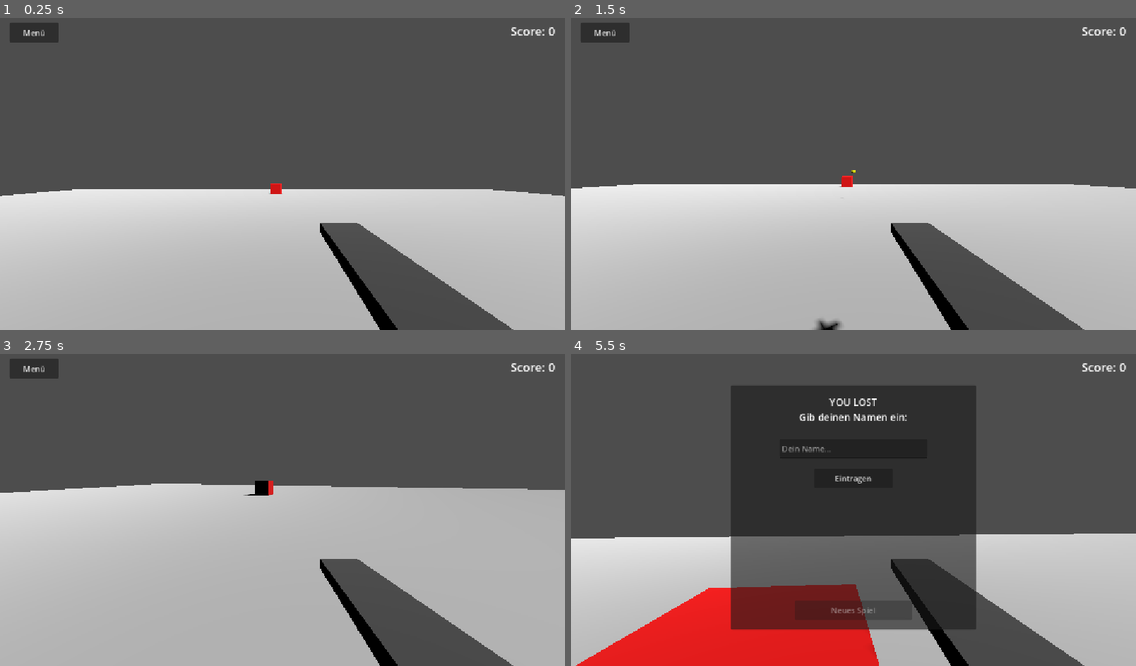
Above: before the commit, frames 1-4 (two rows, left to right).
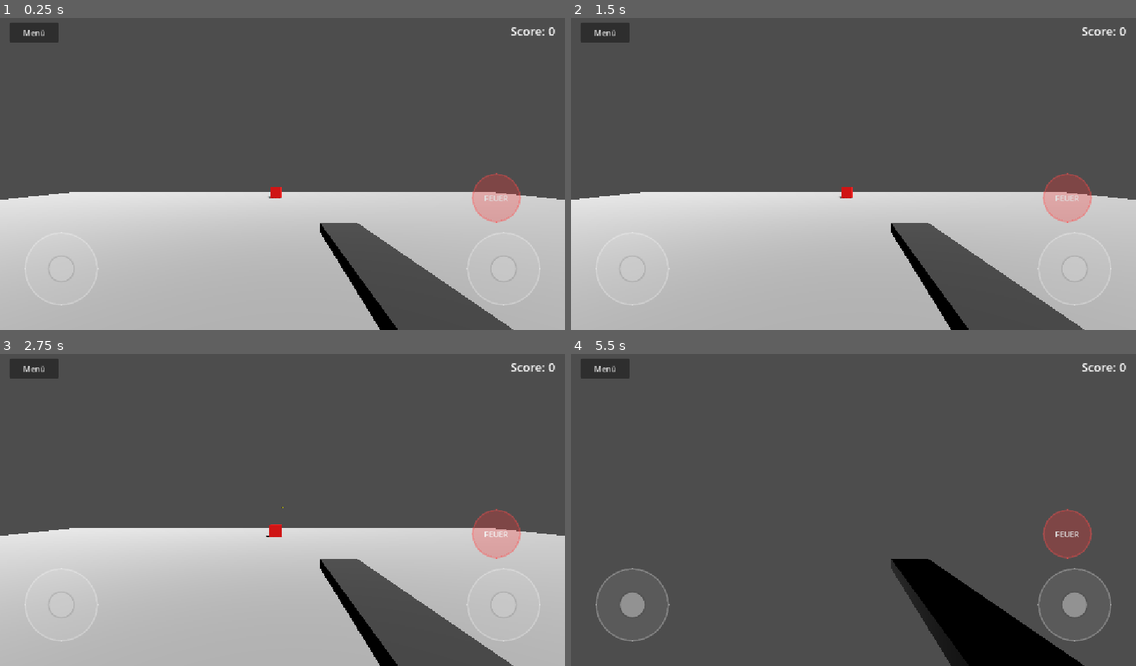
Above: after the commit, the same moments.

Repository: stephan1675/website
Game: Godot game, scene res://Main.tscn
The game is run twice, just before and just after one commit, with the same random seed, the same clock (stepped at 60 frames per second) and the same inputs.
Inputs (mouse positions are in pixels of both pictures, inside the frame that each line leads up to):
- Up to frame 1 (0.25 s): no input
- Up to frame 2 (1.5 s): click "Menü" at 0.5 s; click "Weiter" at 1.25 s
- Up to frame 3 (2.75 s): click (497, 534) at 2 s, where only the run after the commit has a clickable "FEUER"
- Up to frame 4 (5.5 s): move the mouse to (881, 506) at 2.77 s; hold W (move_forward) 2.78-5 s; click (881, 506) at 2.85 s; move the mouse to (825, 510) at 3.52 s; click (825, 510) at 3.6 s; move the mouse to (864, 500) at 4.27 s; click (864, 500) at 4.35 s; drag from (825, 572) to (684, 460) at 5.02 s

The runs differ from the first frame. In frame 1, 1.9% of the frame differs, in the area x 0-100%, y 49-93%; in frame 2, 3.7%; in frame 3, 20%; in frame 4, 56%, in the area x 0-100%, y 1-100%.
Error after the commit: Parse Error: Cannot find member "TRANS_OUT" in base "Tween". (res://Joystick.gd:49)

Commit message:
feat: Add virtual joysticks for look (left bottom) and move (right bottom) + shoot button for mobile support

Diff:
--- /dev/null
+++ b/godot_shooter/Joystick.gd
@@ -0,0 +1,50 @@
+extends Control
+
+signal joystick_vector_changed(vector: Vector2)
+
+@export var max_length: float = 50.0
+
+@onready var base = $Base
+@onready var knob = $Base/Knob
+
+var joystick_vector: Vector2 = Vector2.ZERO
+var touch_id: int = -1
+
+func _ready():
+	call_deferred("center_knob")
+
+func center_knob():
+	if base and knob:
+		knob.position = (base.size / 2.0) - (knob.size / 2.0)
+
+func _gui_input(event):
+	if event is InputEventScreenTouch:
+		if event.pressed:
+			if touch_id == -1:
+				touch_id = event.index
+				update_joystick(event.position)
+		elif event.index == touch_id:
+			reset_joystick()
+
+	elif event is InputEventScreenDrag:
+		if event.index == touch_id:
+			update_joystick(event.position)
+
+func update_joystick(touch_pos: Vector2):
+	var center = base.size / 2.0
+	var offset = touch_pos - (size / 2.0)
+
+	if offset.length() > max_length:
+		offset = offset.normalized() * max_length
+
+	knob.position = center + offset - (knob.size / 2.0)
+	joystick_vector = offset / max_length
+	joystick_vector_changed.emit(joystick_vector)
+
+func reset_joystick():
+	touch_id = -1
+	joystick_vector = Vector2.ZERO
+	var center = base.size / 2.0
+	var tween = create_tween()
+	tween.tween_property(knob, "position", center - (knob.size / 2.0), 0.1).set_trans(Tween.TRANS_OUT).set_ease(Tween.EASE_OUT)
+	joystick_vector_changed.emit(joystick_vector)
--- a/godot_shooter/Main.gd
+++ b/godot_shooter/Main.gd
@@ -39,6 +39,11 @@
 	pause_button.pressed.connect(toggle_pause)
 	resume_button.pressed.connect(toggle_pause)
 	quit_button.pressed.connect(quit_game)
+
+	var shoot_btn = get_node_or_null("UI/MobileControls/ShootButton")
+	if shoot_btn:
+		shoot_btn.pressed.connect(_on_shoot_button_pressed)
+
 	restart_game()
 
 func _physics_process(delta):
@@ -102,8 +107,11 @@
 	# Show mouse on PC
 	Input.mouse_mode = Input.MOUSE_MODE_VISIBLE
 
-	# Hide pause button and show game over UI panel
+	# Hide pause button and mobile controls, show game over UI panel
 	if pause_button: pause_button.hide()
+	var mobile_controls = get_node_or_null("UI/MobileControls")
+	if mobile_controls: mobile_controls.hide()
+
 	game_over_panel.show()
 	name_input.editable = true
 	submit_button.disabled = false
@@ -149,6 +157,14 @@
 	game_over_panel.hide()
 	if pause_panel: pause_panel.hide()
 	if pause_button: pause_button.show()
+
+	# Update mobile controls visibility
+	var mobile_controls = get_node_or_null("UI/MobileControls")
+	if mobile_controls:
+		if DisplayServer.is_touchscreen_available() or OS.get_name() == "Android" or OS.get_name() == "iOS":
+			mobile_controls.show()
+		else:
+			mobile_controls.hide()
 
 	# Respawn
 	call_deferred("respawn_enemies")
@@ -176,12 +192,21 @@
 	is_paused = not is_paused
 	get_tree().paused = is_paused
 
+	var mobile_controls = get_node_or_null("UI/MobileControls")
 	if is_paused:
 		Input.mouse_mode = Input.MOUSE_MODE_VISIBLE
 		pause_panel.show()
 		pause_button.hide()
+		if mobile_controls: mobile_controls.hide()
 	else:
 		if OS.get_name() != "Android" and OS.get_name() != "iOS":
 			Input.mouse_mode = Input.MOUSE_MODE_CAPTURED
 		pause_panel.hide()
 		pause_button.show()
+		if mobile_controls:
+			if DisplayServer.is_touchscreen_available() or OS.get_name() == "Android" or OS.get_name() == "iOS":
+				mobile_controls.show()
+
+func _on_shoot_button_pressed():
+	if player and not game_over_state and not get_tree().paused:
+		player.shoot()
--- a/godot_shooter/Main.tscn
+++ b/godot_shooter/Main.tscn
@@ -6,6 +6,7 @@
 [ext_resource type="AudioStream" path="res://explode5.ogg" id="4_hit"]
 [ext_resource type="AudioStream" path="res://die-sound.wav" id="5_die"]
 [ext_resource type="AudioStream" path="res://step5.wav" id="6_step"]
+[ext_resource type="Script" path="res://Joystick.gd" id="7_joystick"]
 
 [sub_resource type="BoxShape3D" id="BoxShape3D_1"]
 size = Vector3(50, 1, 50)
@@ -16,6 +17,51 @@
 [sub_resource type="BoxMesh" id="BoxMesh_1"]
 material = SubResource("StandardMaterial3D_1")
 size = Vector3(50, 1, 50)
+
+[sub_resource type="StyleBoxFlat" id="StyleBoxFlat_joystick_base"]
+bg_color = Color(1, 1, 1, 0.0784314)
+border_width_left = 3
+border_width_top = 3
+border_width_right = 3
+border_width_bottom = 3
+border_color = Color(1, 1, 1, 0.313726)
+corner_radius_top_left = 100
+corner_radius_top_right = 100
+corner_radius_bottom_right = 100
+corner_radius_bottom_left = 100
+
+[sub_resource type="StyleBoxFlat" id="StyleBoxFlat_joystick_knob"]
+bg_color = Color(1, 1, 1, 0.392157)
+corner_radius_top_left = 50
+corner_radius_top_right = 50
+corner_radius_bottom_right = 50
+corner_radius_bottom_left = 50
+shadow_color = Color(0, 0, 0, 0.156863)
+shadow_size = 4
+
+[sub_resource type="StyleBoxFlat" id="StyleBoxFlat_shoot_btn"]
+bg_color = Color(1, 0.2, 0.2, 0.27451)
+border_width_left = 3
+border_width_top = 3
+border_width_right = 3
+border_width_bottom = 3
+border_color = Color(1, 0.3, 0.3, 0.470588)
+corner_radius_top_left = 100
+corner_radius_top_right = 100
+corner_radius_bottom_right = 100
+corner_radius_bottom_left = 100
+
+[sub_resource type="StyleBoxFlat" id="StyleBoxFlat_shoot_btn_pressed"]
+bg_color = Color(1, 0.1, 0.1, 0.509804)
+border_width_left = 3
+border_width_top = 3
+border_width_right = 3
+border_width_bottom = 3
+border_color = Color(1, 0.5, 0.5, 0.705882)
+corner_radius_top_left = 100
+corner_radius_top_right = 100
+corner_radius_bottom_right = 100
+corner_radius_bottom_left = 100
 
 [node name="Main" type="Node3D"]
 script = ExtResource("1_main")
@@ -206,6 +252,113 @@
 grow_vertical = 0
 text = "Beenden"
 
+[node name="MobileControls" type="Control" parent="UI"]
+layout_mode = 3
+anchors_preset = 15
+anchor_right = 1.0
+anchor_bottom = 1.0
+grow_horizontal = 2
+grow_vertical = 2
+mouse_filter = 2
+
+[node name="LookJoystick" type="Control" parent="UI/MobileControls"]
+layout_mode = 1
+anchors_preset = 2
+anchor_top = 1.0
+anchor_bottom = 1.0
+offset_left = 50.0
+offset_top = -200.0
+offset_right = 200.0
+offset_bottom = -50.0
+grow_vertical = 0
+script = ExtResource("7_joystick")
+
+[node name="Base" type="Panel" parent="UI/MobileControls/LookJoystick"]
+layout_mode = 1
+anchors_preset = 15
+anchor_right = 1.0
+anchor_bottom = 1.0
+grow_horizontal = 2
+grow_vertical = 2
+mouse_filter = 2
+theme_override_styles/panel = SubResource("StyleBoxFlat_joystick_base")
+
+[node name="Knob" type="Panel" parent="UI/MobileControls/LookJoystick/Base"]
+layout_mode = 1
+anchors_preset = 8
+anchor_left = 0.5
+anchor_top = 0.5
+anchor_right = 0.5
+anchor_bottom = 0.5
+offset_left = -25.0
+offset_top = -25.0
+offset_right = 25.0
+offset_bottom = 25.0
+grow_horizontal = 2
+grow_vertical = 2
+mouse_filter = 2
+theme_override_styles/panel = SubResource("StyleBoxFlat_joystick_knob")
+
+[node name="MoveJoystick" type="Control" parent="UI/MobileControls"]
+layout_mode = 1
+anchors_preset = 3
+anchor_left = 1.0
+anchor_top = 1.0
+anchor_right = 1.0
+anchor_bottom = 1.0
+offset_left = -200.0
+offset_top = -200.0
+offset_right = -50.0
+offset_bottom = -50.0
+grow_horizontal = 0
+grow_vertical = 0
+script = ExtResource("7_joystick")
+
+[node name="Base" type="Panel" parent="UI/MobileControls/MoveJoystick"]
+layout_mode = 1
+anchors_preset = 15
+anchor_right = 1.0
+anchor_bottom = 1.0
+grow_horizontal = 2
+grow_vertical = 2
+mouse_filter = 2
+theme_override_styles/panel = SubResource("StyleBoxFlat_joystick_base")
+
+[node name="Knob" type="Panel" parent="UI/MobileControls/MoveJoystick/Base"]
+layout_mode = 1
+anchors_preset = 8
+anchor_left = 0.5
+anchor_top = 0.5
+anchor_right = 0.5
+anchor_bottom = 0.5
+offset_left = -25.0
+offset_top = -25.0
+offset_right = 25.0
+offset_bottom = 25.0
+grow_horizontal = 2
+grow_vertical = 2
+mouse_filter = 2
+theme_override_styles/panel = SubResource("StyleBoxFlat_joystick_knob")
+
+[node name="ShootButton" type="Button" parent="UI/MobileControls"]
+layout_mode = 1
+anchors_preset = 3
+anchor_left = 1.0
+anchor_top = 1.0
+anchor_right = 1.0
+anchor_bottom = 1.0
+offset_left = -190.0
+offset_top = -320.0
+offset_right = -90.0
+offset_bottom = -220.0
+grow_horizontal = 0
+grow_vertical = 0
+theme_override_styles/normal = SubResource("StyleBoxFlat_shoot_btn")
+theme_override_styles/hover = SubResource("StyleBoxFlat_shoot_btn")
+theme_override_styles/pressed = SubResource("StyleBoxFlat_shoot_btn_pressed")
+theme_override_styles/focus = SubResource("StyleBoxFlat_shoot_btn")
+text = "FEUER"
+
 [node name="SFX" type="Node" parent="."]
 
 [node name="Shoot" type="AudioStreamPlayer" parent="SFX"]
--- a/godot_shooter/Player.gd
+++ b/godot_shooter/Player.gd
@@ -11,6 +11,9 @@
 @onready var raycast = $Camera3D/RayCast3D
 
 var shoot_cooldown = false
+
+@onready var move_joystick = get_node_or_null("../UI/MobileControls/MoveJoystick")
+@onready var look_joystick = get_node_or_null("../UI/MobileControls/LookJoystick")
 
 # Setup inputs dynamically if they don't exist
 func _enter_tree():
@@ -56,12 +59,21 @@
 	if not is_on_floor():
 		velocity.y -= gravity * delta
 
-	# Check keyboard and simulated touch actions
+	# Look rotation from virtual joystick (Left bottom)
+	if look_joystick and look_joystick.joystick_vector != Vector2.ZERO:
+		rotate_y(-look_joystick.joystick_vector.x * 2.5 * delta)
+		camera.rotate_x(-look_joystick.joystick_vector.y * 2.0 * delta)
+		camera.rotation.x = clamp(camera.rotation.x, -PI/2.5, PI/2.5)
+
+	# Check keyboard or virtual move joystick (Right bottom)
 	var input_dir = Vector2.ZERO
-	if Input.is_action_pressed("move_forward"): input_dir.y -= 1
-	if Input.is_action_pressed("move_backward"): input_dir.y += 1
-	if Input.is_action_pressed("move_left"): input_dir.x -= 1
-	if Input.is_action_pressed("move_right"): input_dir.x += 1
+	if move_joystick and move_joystick.joystick_vector != Vector2.ZERO:
+		input_dir = move_joystick.joystick_vector
+	else:
+		if Input.is_action_pressed("move_forward"): input_dir.y -= 1
+		if Input.is_action_pressed("move_backward"): input_dir.y += 1
+		if Input.is_action_pressed("move_left"): input_dir.x -= 1
+		if Input.is_action_pressed("move_right"): input_dir.x += 1
 
 	var direction = (transform.basis * Vector3(input_dir.x, 0, input_dir.y)).normalized()
 	if direction:
Not shown: 1 places in godot_shooter/Main.tscn that only renumber resources
